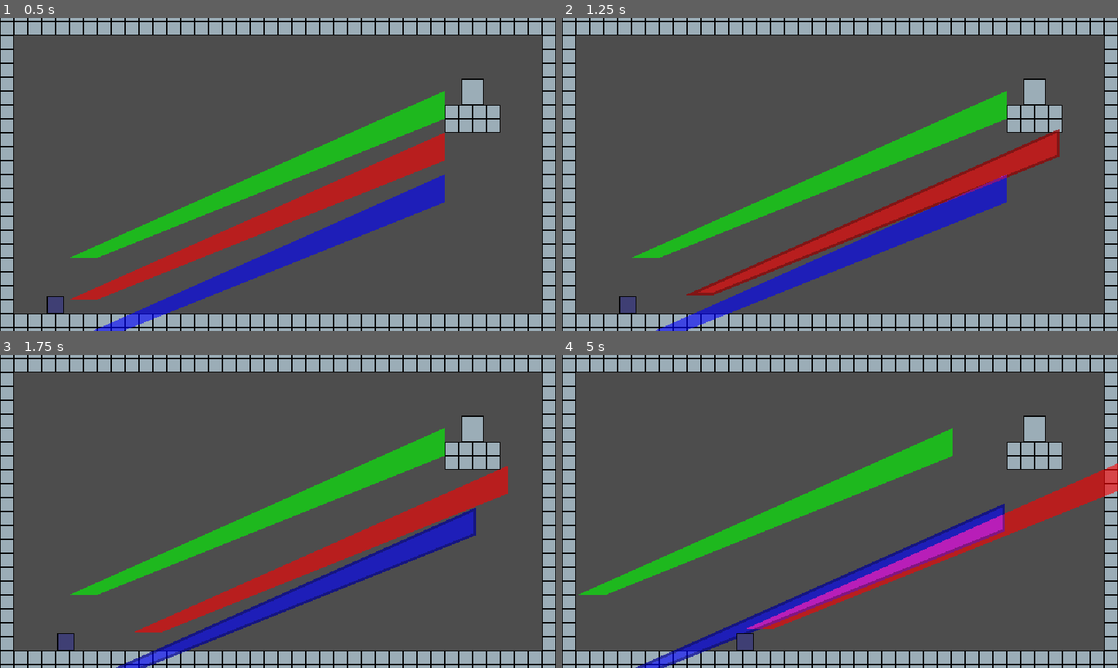
Above: before the commit, frames 1-4 (two rows, left to right).
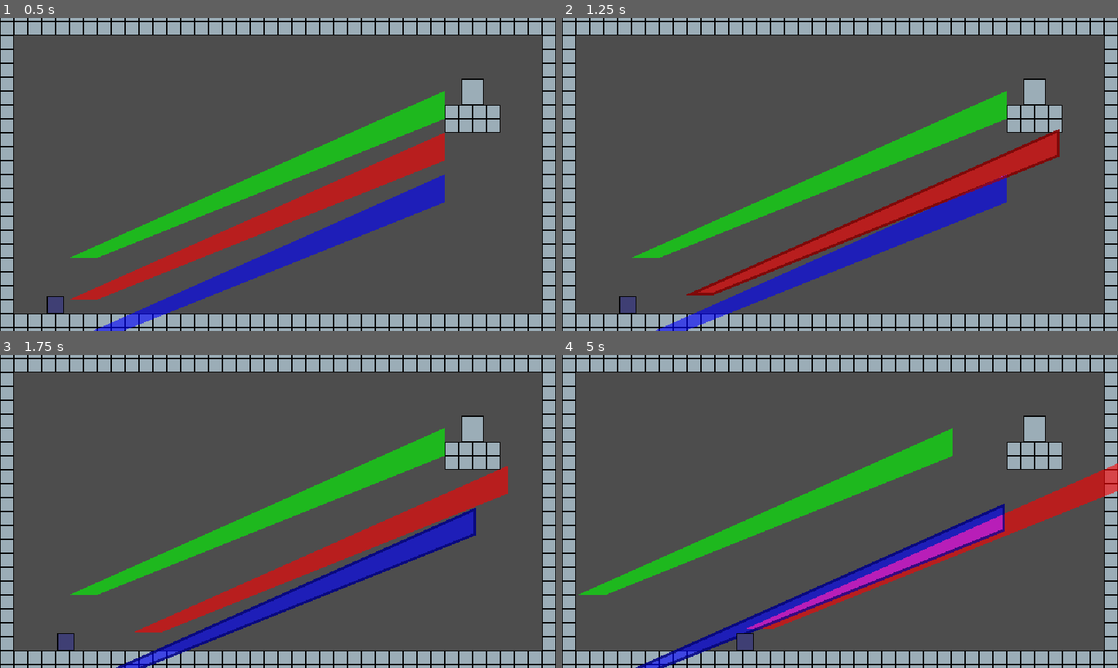
Above: after the commit, the same moments.

Repository: robotmaster/game-off-2026
Game: Godot game, scene res://scenes/rooms/room1.tscn
The game is run twice, just before and just after one commit, with the same random seed, the same clock (stepped at 60 frames per second) and the same inputs.
Inputs:
- Up to frame 1 (0.5 s): no input
- Up to frame 2 (1.25 s): tap Enter at 0.5 s; hold Right (right) from 0.53 s (still down); tap Tab (switch_edit) at 0.6 s; tap Up (up) at 0.77 s
- Up to frame 3 (1.75 s): keep holding Right (right); tap Tab (switch_edit) at 1.35 s; tap Up (up) at 1.52 s
- Up to frame 4 (5 s): release Right (right) at 2.03 s; hold Left (left) 2.03-2.78 s; tap Tab (switch_edit) every 0.75 s from 2.1 to 4.35 s; hold Right (right) 2.78-4.28 s; tap Up (up) at 3.02, 3.77, 4.52 s; hold Left (left) from 4.28 s (still down)

Frame 1 is identical in both runs. In frame 2, less than 0.1% of the frame differs, in the area x 67-90%, y 35-60%; in frame 3, 0.1%; in frame 4, 0.6%, in the area x 13-80%, y 50-100%.

Commit message:
added selected polygon outlining

Diff:
--- a/game-off-2026/scripts/polygon_other_draws.gd
+++ b/game-off-2026/scripts/polygon_other_draws.gd
@@ -2,7 +2,7 @@
 
 @export var Room : RoomRoot
 
-const POLYGON_OUTLINE_COLOR = Color(0, 0, 0, 0.3)
+const POLYGON_OUTLINE_COLOR = Color(0.4, 0.4, 0.4, 0.7)
 const POLYGON_OUTLINE_WIDTH = 2.0
 
 func _process(_delta: float) -> void:
@@ -18,5 +18,6 @@
 
 		var polygon_array := polygon_2d.global_transform * polygon_2d.polygon
 
+		var polygon_outline := PolygonTools.make_inwawrd_outline_of_polygon(polygon_array, 3)
 
-		draw_colored_polygon(PolygonTools.make_inwawrd_outline_of_polygon(polygon_array, 3), POLYGON_OUTLINE_COLOR)
+		draw_colored_polygon(polygon_outline, POLYGON_OUTLINE_COLOR * polygon_2d.color)
--- a/game-off-2026/scripts/room.gd
+++ b/game-off-2026/scripts/room.gd
@@ -63,9 +63,9 @@
 	for child in children:
 		child.queue_free()
 	for polygon_shape in overlap:
-		#var new_polygon_2d := Polygon2D.new()
-		#new_polygon_2d.polygon = polygon_shape
-		#intersection_static_body.add_child(new_polygon_2d)
+		var new_polygon_2d := Polygon2D.new()
+		new_polygon_2d.polygon = polygon_shape
+		intersection_static_body.add_child(new_polygon_2d)
 
 		var new_collision := CollisionPolygon2D.new()
 		new_collision.polygon = polygon_shape
